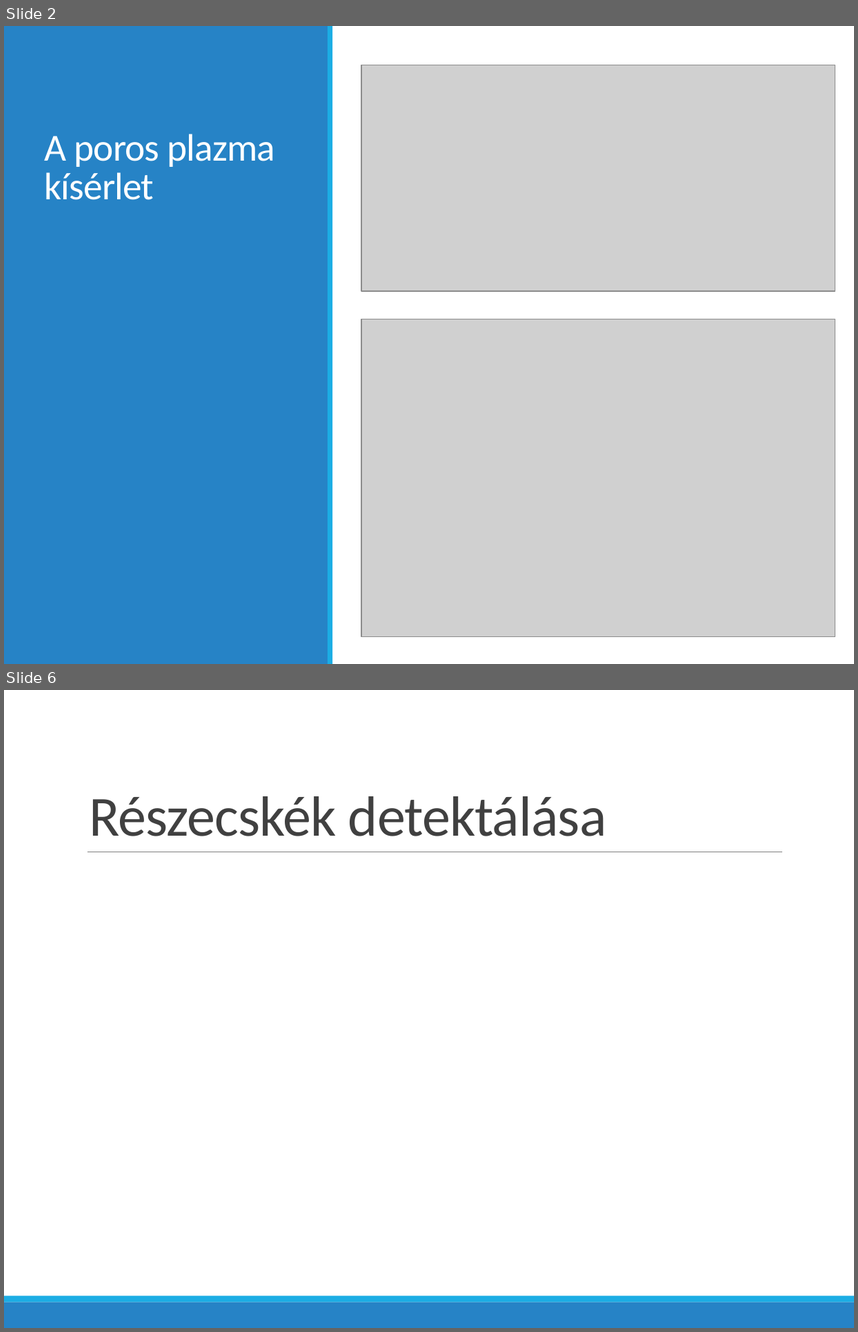
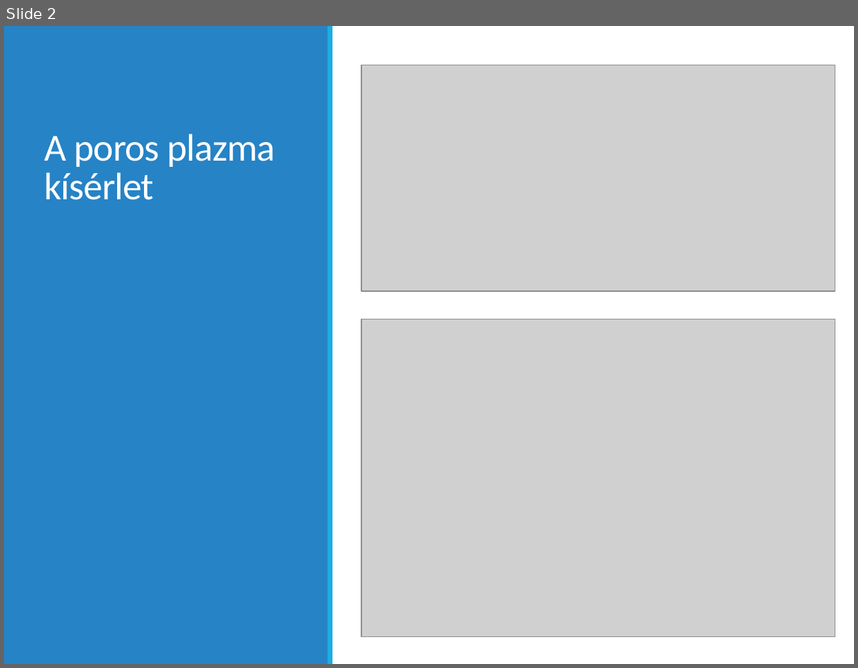
Before and after one commit to bakroistvan/diploma1_duma, a slide deck: prezi/bakro_diploma1.pptx. Shown one above the other, each under a label of ours: slides 2 and 6 before the commit, slide 2 after it; the slides between them are not shown. The pictures are 858x1332 and 858x668 pixels, drawn with LibreOffice and Linux fonts; fonts in the diff are those of the drawing; grey boxes stand for pictures. Boxes give left, top, right and bottom in pixels: in the first picture for what was removed or moved away, otherwise in the second. Text is boxed around its words. In the diff, an @@ line names an element or a change of style, - is before the commit and + after.

```diff
--- a/prezi/bakro_diploma1.pptx
+++ b/prezi/bakro_diploma1.pptx
@@ slide 6 removed at <box>4,690,854,1328</box>, background #FFFFFF @@
@@ title removed at <box>89,796,607,836</box> @@
-Részecskék detektálása
@@ line removed from (87, 851) to (782, 851) @@
@@ rectangle removed at <box>4,1301,854,1328</box> @@
@@ rectangle removed at <box>4,1295,854,1301</box> @@
```
Also in this commit, not shown: 5 slides changed, 9 slides added, 5 other slides removed, 1 other file.
